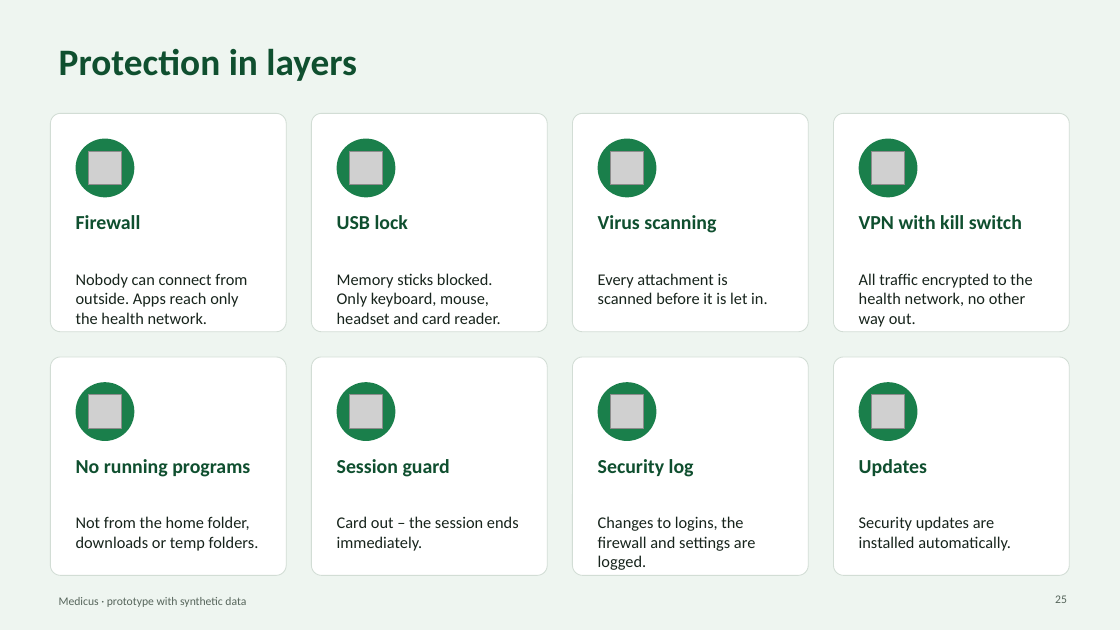
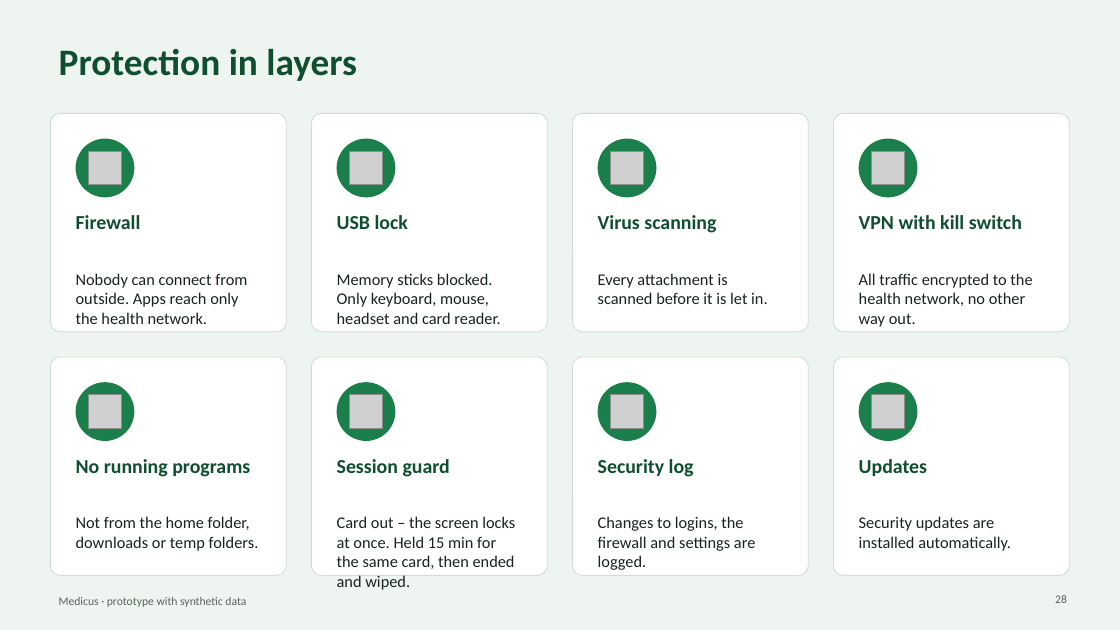
Before and after one commit to MusaMiyamoto/Medicus, a slide deck: slide 28 of docs/Medicus-presentation-en.pptx (slide 25 before the commit). Drawn at 1120x630 pixels with LibreOffice and Linux fonts; fonts in the diff are those of the drawing; grey boxes stand for pictures. Boxes give left, top, right and bottom in pixels: in the first picture for what was removed or moved away, otherwise in the second. Text is boxed around its words. In the diff, an @@ line names an element or a change of style, - is before the commit and + after.

```diff
--- a/docs/Medicus-presentation-en.pptx
+++ b/docs/Medicus-presentation-en.pptx
@@ text at <box>337,516,515,590</box>: text changed @@
-Card out – the session ends immediately.
+Card out – the screen locks at once. Held 15 min for the same card, then ended and wiped.
@@ page number at <box>1055,595,1067,603</box>: text changed @@
-25
+28
```
Also in this commit, not shown: 2 other slides changed, 6 slides added, 3 other files.
